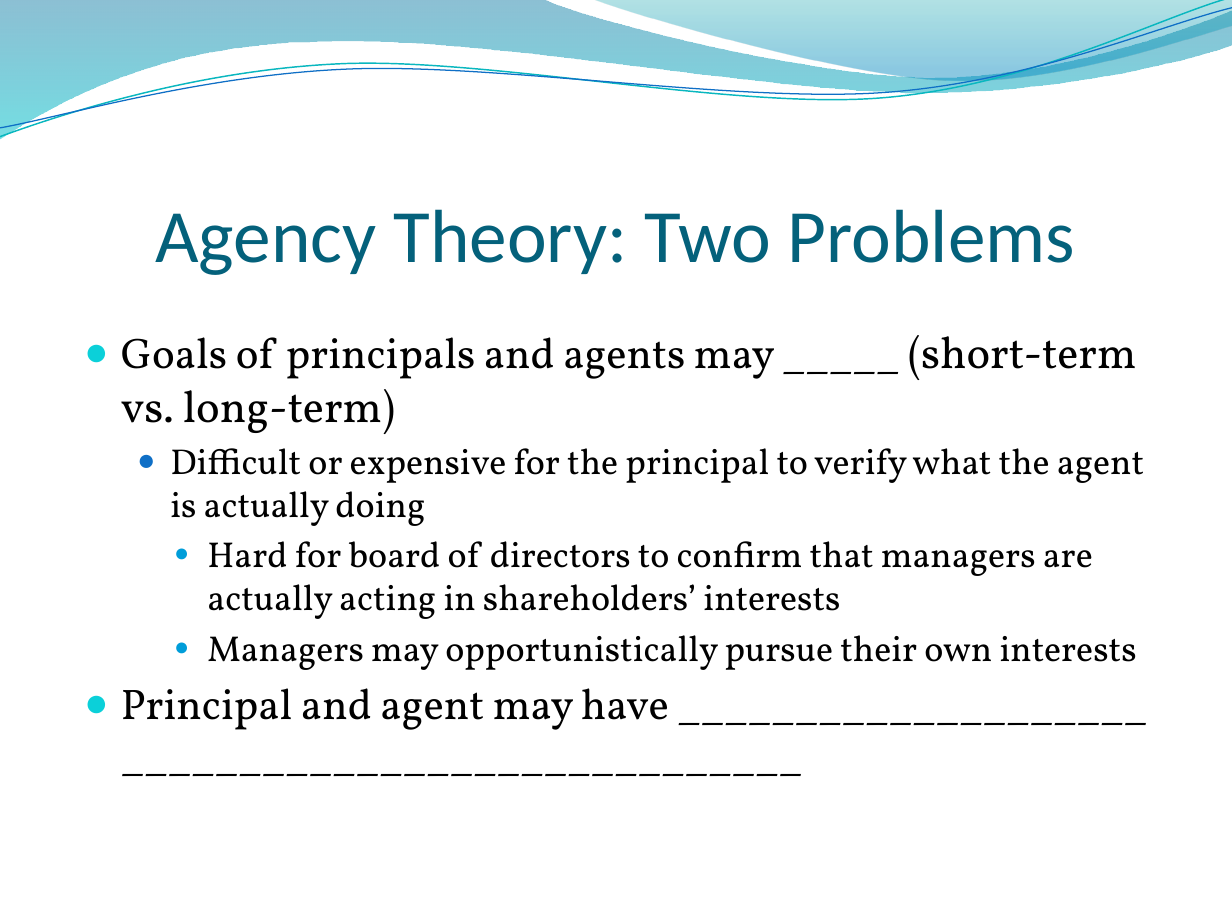
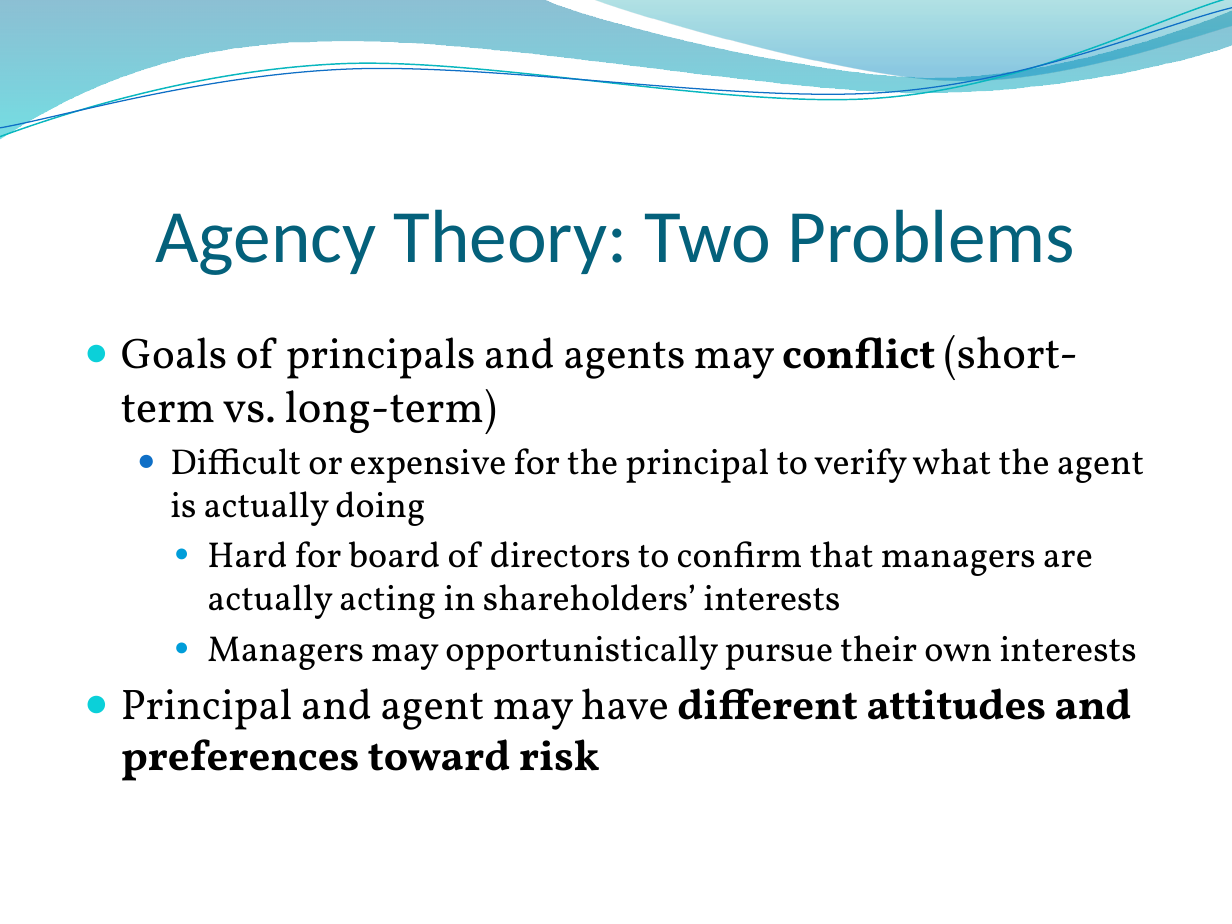
Before and after one commit to urbo425/School-Stuff, a slide deck: slide 16 of fall2015/bus4750/powerpoints/finalExam.pptx. Drawn at 1232x924 pixels with LibreOffice and Linux fonts; fonts in the diff are those of the drawing; background and template pictures are left out. Boxes give left, top, right and bottom in pixels: in the first picture for what was removed or moved away, otherwise in the second. Text is boxed around its words. In the diff, an @@ line names an element or a change of style, - is before the commit and + after.

```diff
--- a/fall2015/bus4750/powerpoints/finalExam.pptx
+++ b/fall2015/bus4750/powerpoints/finalExam.pptx
@@ text at box(121, 335, 1078, 434): text changed @@
-● Goals of principals and agents may _____ (short-term vs. long-term)
+● Goals of principals and agents may conflict (short-term vs. long-term)
@@ text at box(121, 688, 1132, 781): text changed; bold on @@
-● Principal and agent may have ____________________ _____________________________
+● Principal and agent may have different attitudes and preferences toward risk
```
Also in this commit, not shown: 9 other slides changed.
